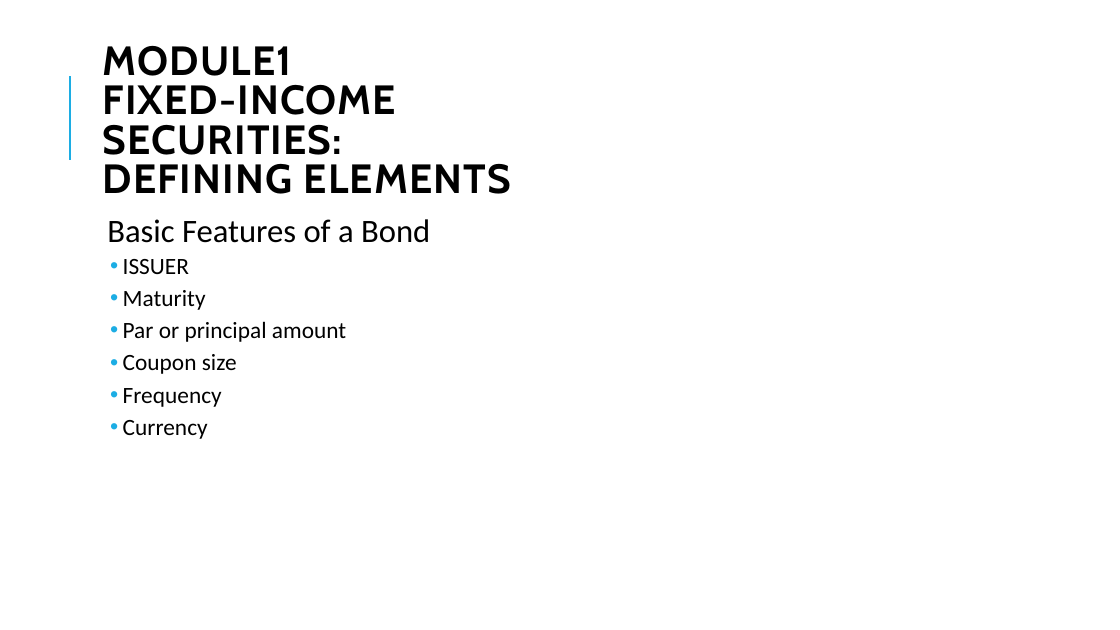
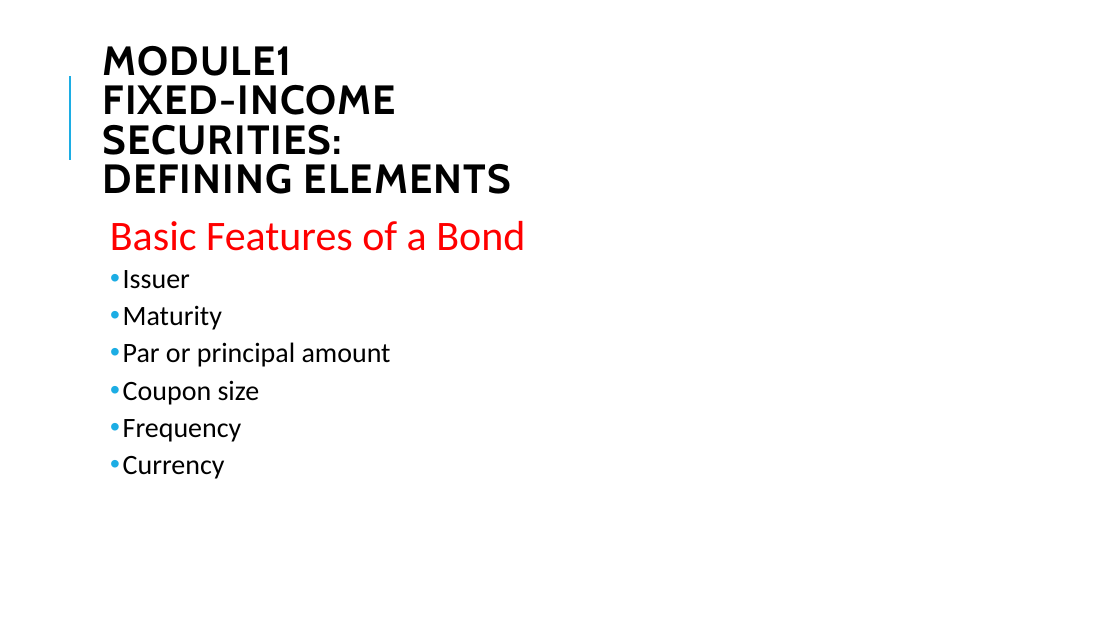
Before and after one commit to Isco0530/data, a slide deck: slide 2 of Fixed Income.pptx. Drawn at 1120x630 pixels with LibreOffice and Linux fonts; fonts in the diff are those of the drawing; background and template pictures are left out. Boxes give left, top, right and bottom in pixels: in the first picture for what was removed or moved away, otherwise in the second. Text is boxed around its words. In the diff, an @@ line names an element or a change of style, - is before the commit and + after.

```diff
--- a/Fixed Income.pptx
+++ b/Fixed Income.pptx
@@ text at [110, 221, 525, 479]: size 28 to 36 pt, text colour #000000 to #FF0000 in "Basic Features of a Bond"; size 20 to 24 pt in "Maturity", "Par or principal amount", "Coupon size", "Frequency" and 1 more places @@
@@ text at [123, 270, 190, 289]: text changed; size 20 to 24 pt @@
-  • ISSUER
+  • Issuer
```
Also in this commit, not shown: 8 other slides changed, 2 slides added.
